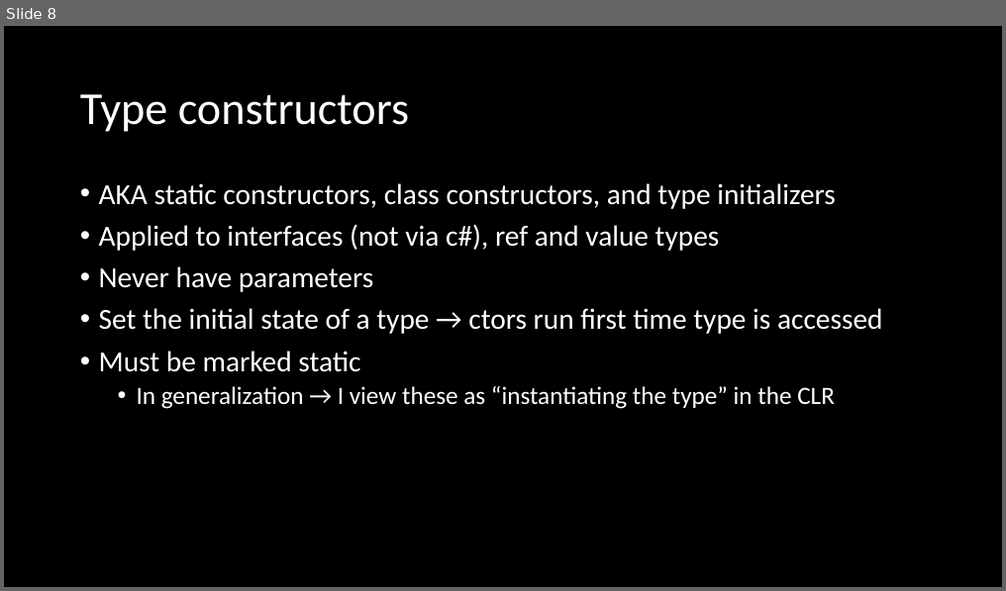
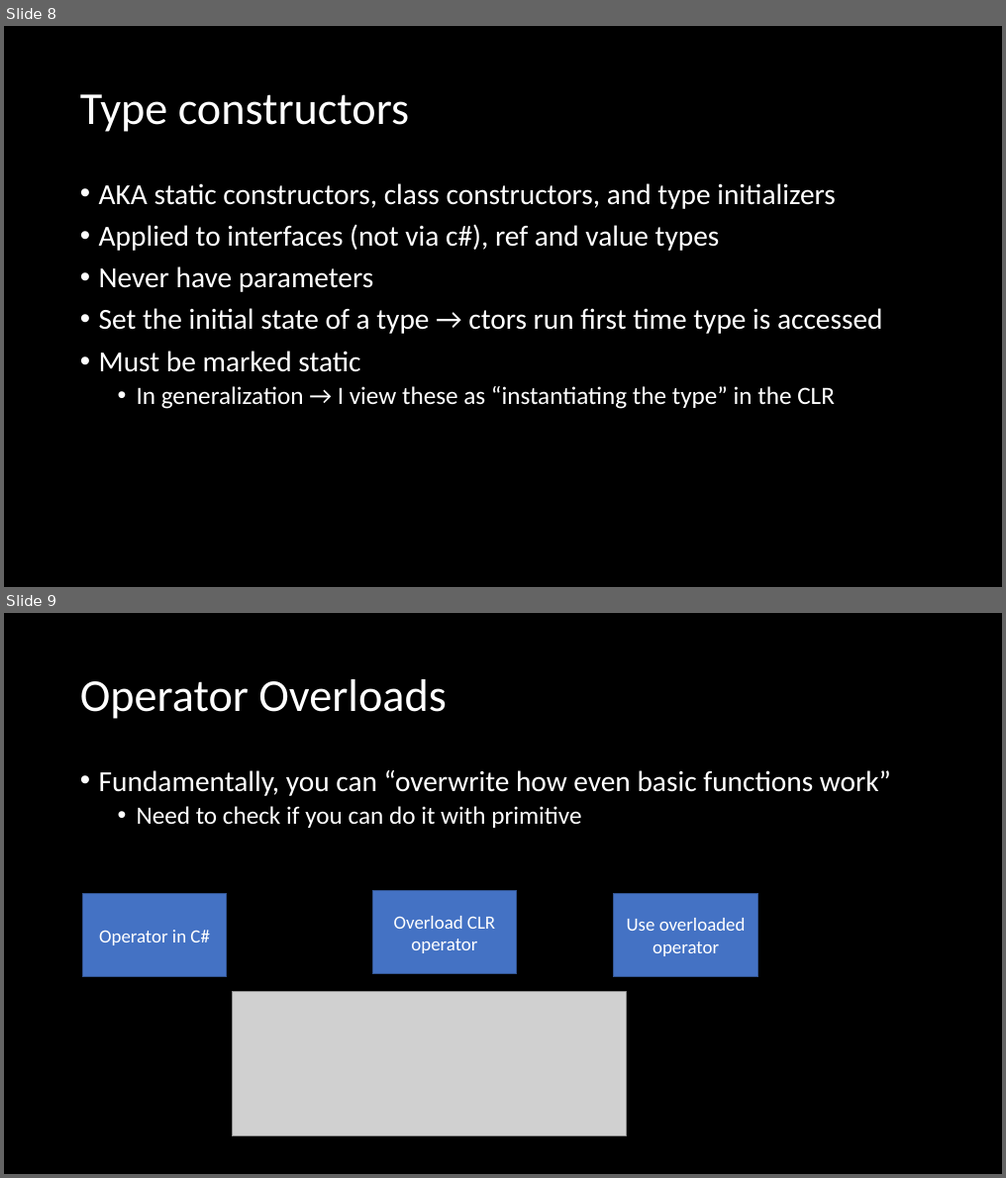
Before and after one commit to microsoft/Flash_University, a slide deck: CLR_via_CSharp/Chapter8/Methods.pptx. Shown one above the other, each under a label of ours: slide 8 before the commit, slides 8 and 9 after it. The pictures are 1006x591 and 1006x1178 pixels, drawn with LibreOffice and Linux fonts; fonts in the diff are those of the drawing; grey boxes stand for pictures. Boxes give left, top, right and bottom in pixels: in the first picture for what was removed or moved away, otherwise in the second. Text is boxed around its words. In the diff, an @@ line names an element or a change of style, - is before the commit and + after.

```diff
--- a/CLR_via_CSharp/Chapter8/Methods.pptx
+++ b/CLR_via_CSharp/Chapter8/Methods.pptx
@@ slide 9 added at (4,613,1002,1174), background #000000 @@
@@ title added at (80,679,446,719), 44 pt, text #FFFFFF @@
+Operator Overloads
@@ text added at (99,770,891,828), 28 pt, text #FFFFFF @@
+• Fundamentally, you can “overwrite how even basic functions work”
+  • Need to check if you can do it with primitive
@@ rectangle added at (82,894,227,977), fill #4472C4, outline #325491 1 pt, 18 pt, text #FFFFFF @@
+Operator in C#
@@ rectangle added at (372,891,516,973), fill #4472C4, outline #325491 1 pt, 18 pt, text #FFFFFF @@
+Overload CLR operator
@@ rectangle added at (614,894,757,977), fill #4472C4, outline #325491 1 pt, 18 pt, text #FFFFFF @@
+Use overloaded operator
@@ picture added at (232,992,626,1137) @@
```
Also in this commit, not shown: 1 slide changed, 3 other slides added, 9 other files.
